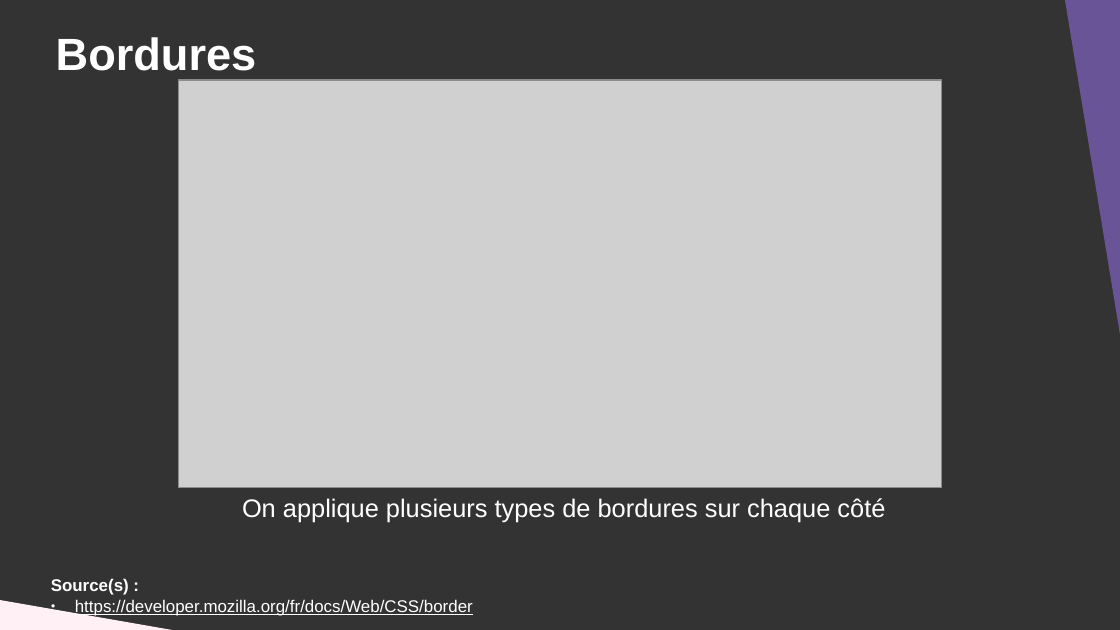
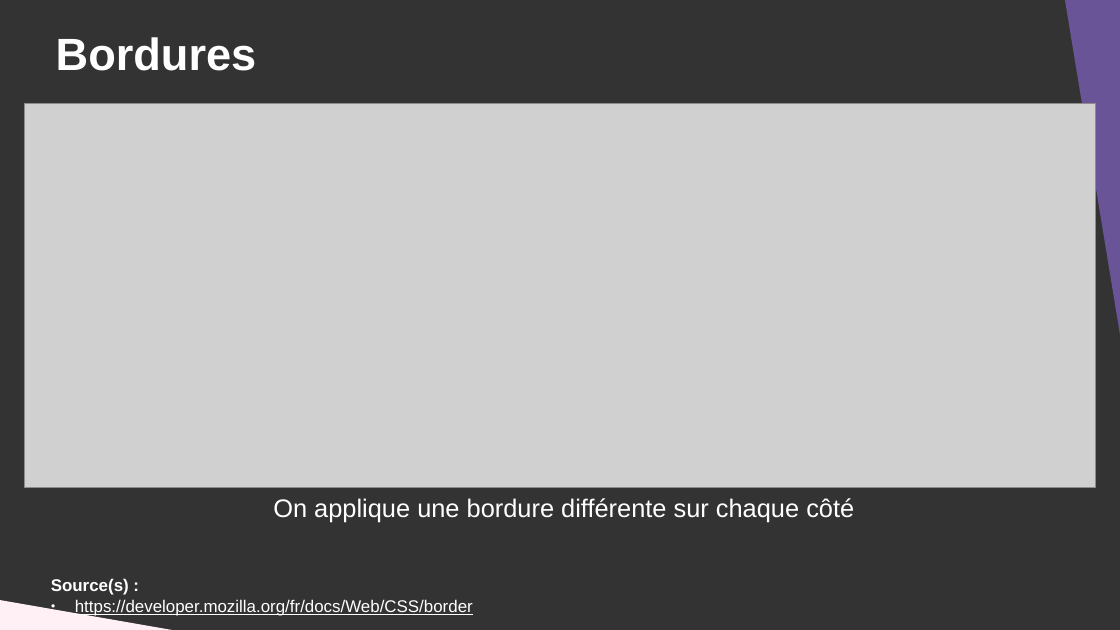
Before and after one commit to DanYellow/cours, a slide deck: slide 56 of integration-web-s1/travaux-pratiques/numero-5/presentation.odp. Drawn at 1120x630 pixels with LibreOffice and Linux fonts; fonts in the diff are those of the drawing; grey boxes stand for pictures. Boxes give left, top, right and bottom in pixels: in the first picture for what was removed or moved away, otherwise in the second. Text is boxed around its words. In the diff, an @@ line names an element or a change of style, - is before the commit and + after.

```diff
--- a/integration-web-s1/travaux-pratiques/numero-5/presentation.odp
+++ b/integration-web-s1/travaux-pratiques/numero-5/presentation.odp
@@ picture: place and size @@
-picture at [178, 80, 942, 488]
+picture at [24, 104, 1096, 489]
@@ text at [273, 498, 854, 522]: text changed @@
-On applique plusieurs types de bordures sur chaque côté
+On applique une bordure différente sur chaque côté
```
Also in this commit, not shown: 10 other slides changed, 2 slides added, 2 slides removed, 1 other file.
